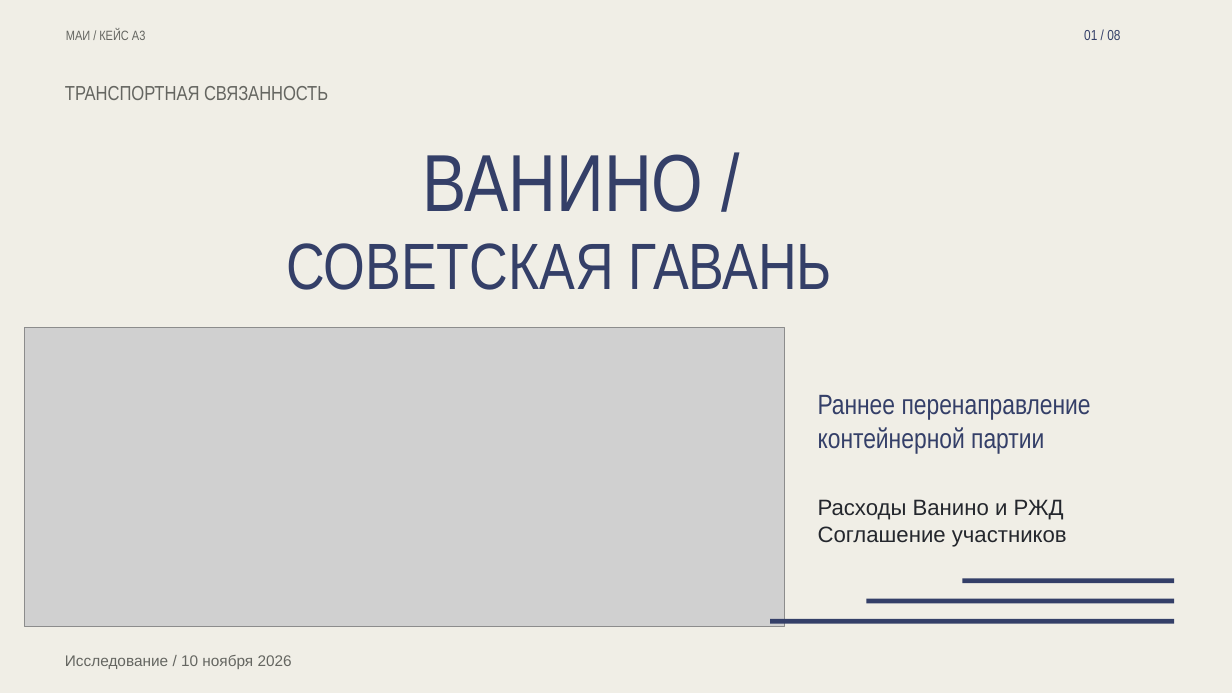
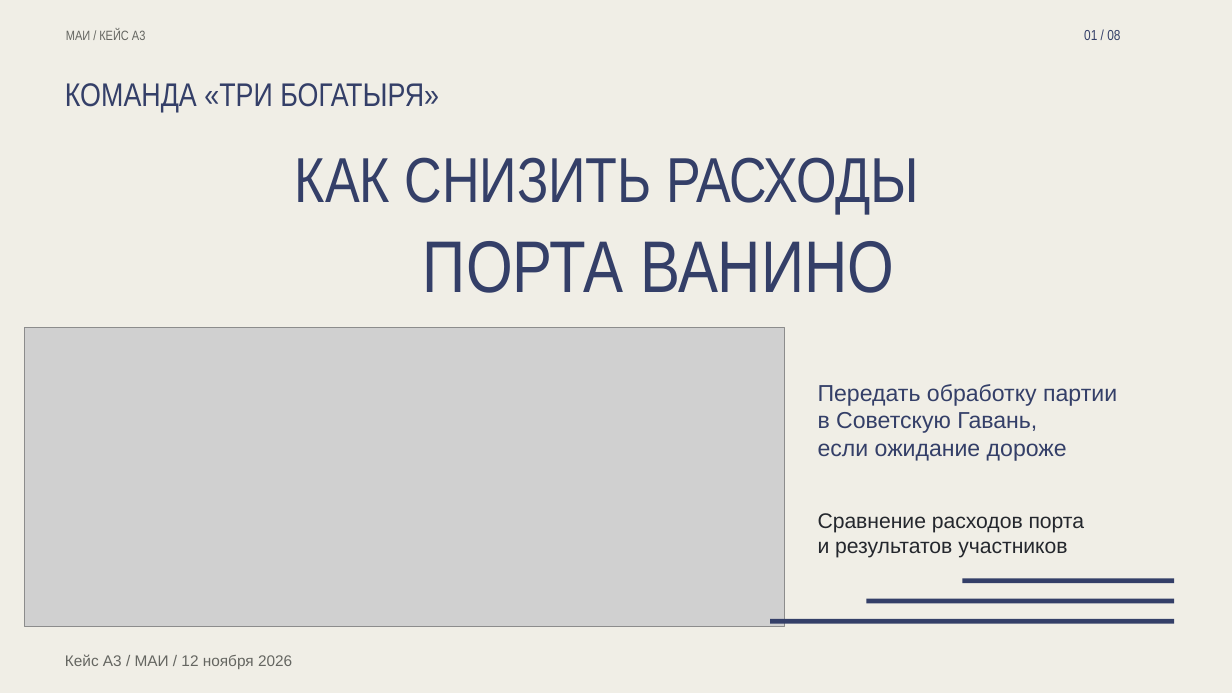
Before and after one commit to iszenzi/case-championship-hackathon-3-case, a slide deck: slide 1 of presentation/Vanino_Object_Motion.pptx. Drawn at 1232x693 pixels with LibreOffice and Linux fonts; fonts in the diff are those of the drawing; grey boxes stand for pictures. Boxes give left, top, right and bottom in pixels: in the first picture for what was removed or moved away, otherwise in the second. Text is boxed around its words. In the diff, an @@ line names an element or a change of style, - is before the commit and + after.

Commit message:
Объяснить решение в презентации и добавить команду Три богатыря

```diff
--- a/presentation/Vanino_Object_Motion.pptx
+++ b/presentation/Vanino_Object_Motion.pptx
@@ text at [65, 83, 439, 112]: text changed; size 15.8 to 25.5 pt; text colour #656661 to #343F68 @@
-ТРАНСПОРТНАЯ СВЯЗАННОСТЬ
+КОМАНДА «ТРИ БОГАТЫРЯ»
@@ text added at [295, 157, 919, 214], 49.5 pt, text #343F68 @@
+КАК СНИЗИТЬ РАСХОДЫ
@@ text removed at [286, 243, 832, 290] @@
-СОВЕТСКАЯ ГАВАНЬ
@@ text at [423, 241, 894, 293]: text changed; size 63 to 57 pt @@
-ВАНИНО /
+ПОРТА ВАНИНО
@@ text at [818, 384, 1117, 461]: text changed; size 21.8 to 18 pt; font Arial Narrow to Arial @@
-Раннее перенаправление
-контейнерной партии
+Передать обработку партии
+в Советскую Гавань,
+если ожидание дороже
@@ text at [818, 513, 1085, 558]: text changed; size 17.2 to 16.5 pt @@
-Расходы Ванино и РЖД
-Соглашение участников
+Сравнение расходов порта
+и результатов участников
@@ text at [65, 654, 292, 669]: text changed @@
-Исследование / 10 ноября 2026
+Кейс А3 / МАИ / 12 ноября 2026
```
Also in this commit, not shown: 4 other slides changed, 3 slides added, 3 slides removed, 11 other files.
